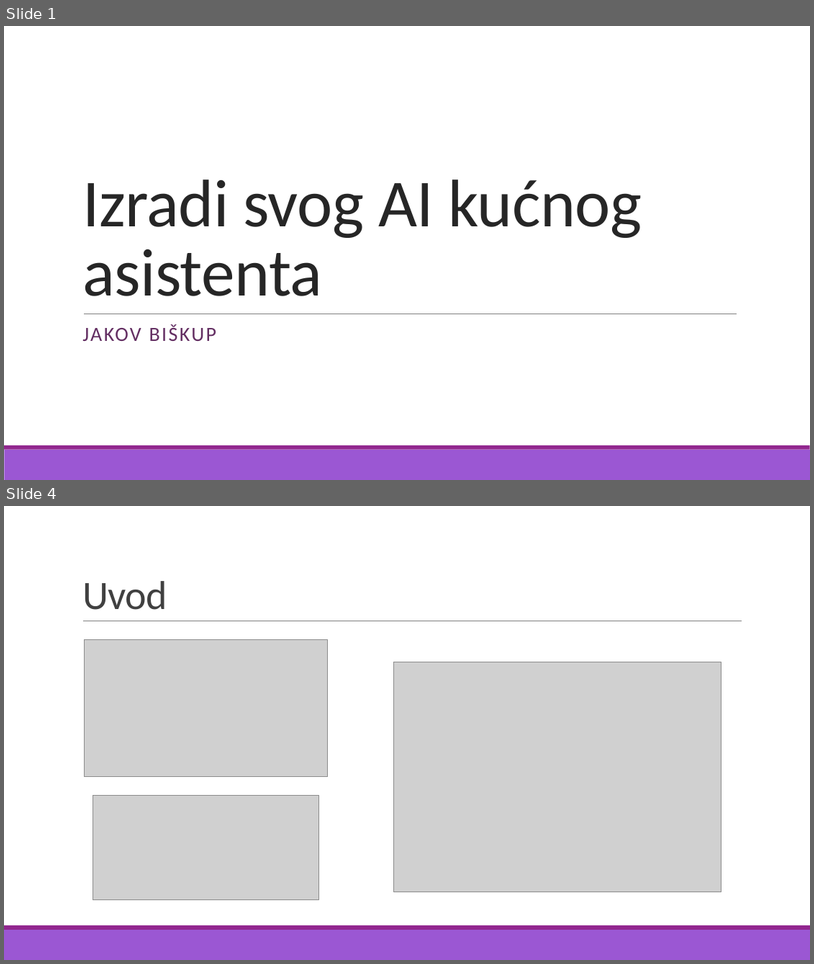
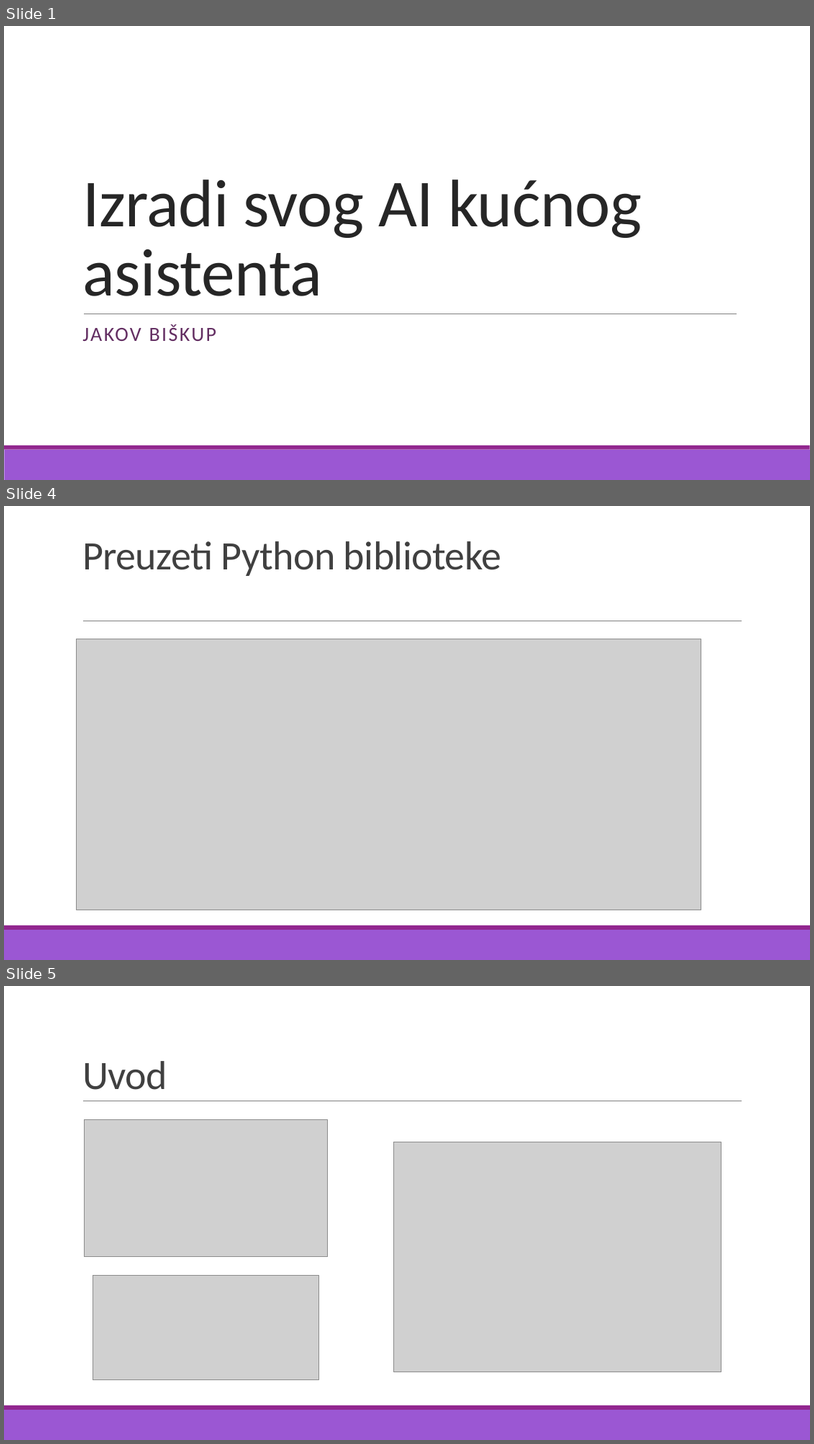
Before and after one commit to MrMirror01/SmartHomeRadionica, a slide deck: UvodnaPrezentacija.pptx. Shown one above the other, each under a label of ours: slides 1 and 4 before the commit, slides 1, 4 and 5 after it; the slides between them are not shown. The pictures are 814x964 and 814x1444 pixels, drawn with LibreOffice and Linux fonts; fonts in the diff are those of the drawing; grey boxes stand for pictures. Boxes give left, top, right and bottom in pixels: in the first picture for what was removed or moved away, otherwise in the second. Text is boxed around its words. In the diff, an @@ line names an element or a change of style, - is before the commit and + after.

```diff
--- a/UvodnaPrezentacija.pptx
+++ b/UvodnaPrezentacija.pptx
@@ slide 4 added at [4, 506, 810, 960], background #FFFFFF; not listed: 3 template elements that a slide beside it also shows @@
@@ title added at [82, 541, 502, 576], 48 pt, text #404040 @@
+Preuzeti Python biblioteke
@@ picture added at [77, 639, 702, 909] @@
@@ what was slide 4 is now slide 5 @@
```
Also in this commit, not shown: 3 slides changed, 1 other slide added, 1 slide removed, 1 other file.
